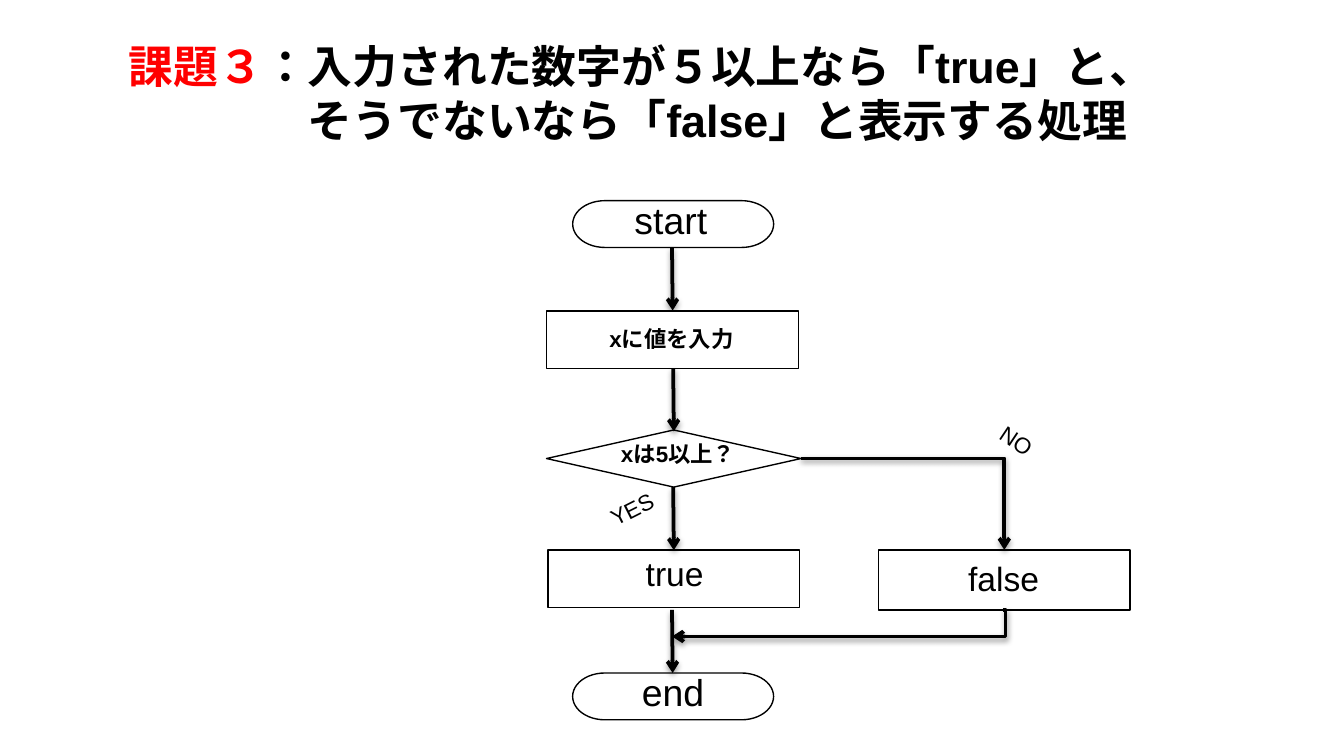
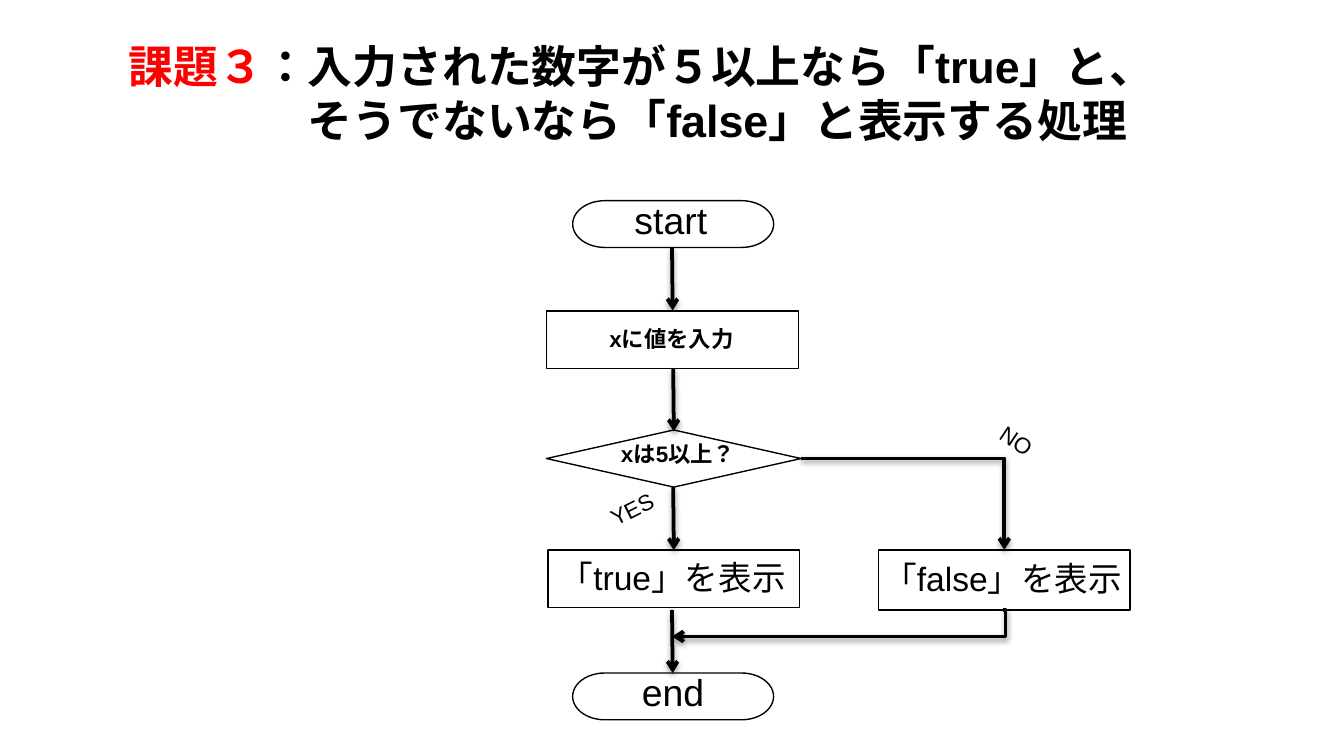
Before and after one commit to Taka-Haru/Challenge, a slide deck: slide 3 of Flowchart .pptx. Drawn at 1344x756 pixels with LibreOffice and Linux fonts; fonts in the diff are those of the drawing. Boxes give left, top, right and bottom in pixels: in the first picture for what was removed or moved away, otherwise in the second. Text is boxed around its words. In the diff, an @@ line names an element or a change of style, - is before the commit and + after.

```diff
--- a/Flowchart .pptx
+++ b/Flowchart .pptx
@@ text at box(560, 561, 786, 593): text changed @@
-true
+「true」を表示
@@ text at box(883, 562, 1122, 594): text changed @@
-false
+「false」を表示
```
Also in this commit, not shown: 7 other slides changed, 3 slides added, 3 slides removed.
